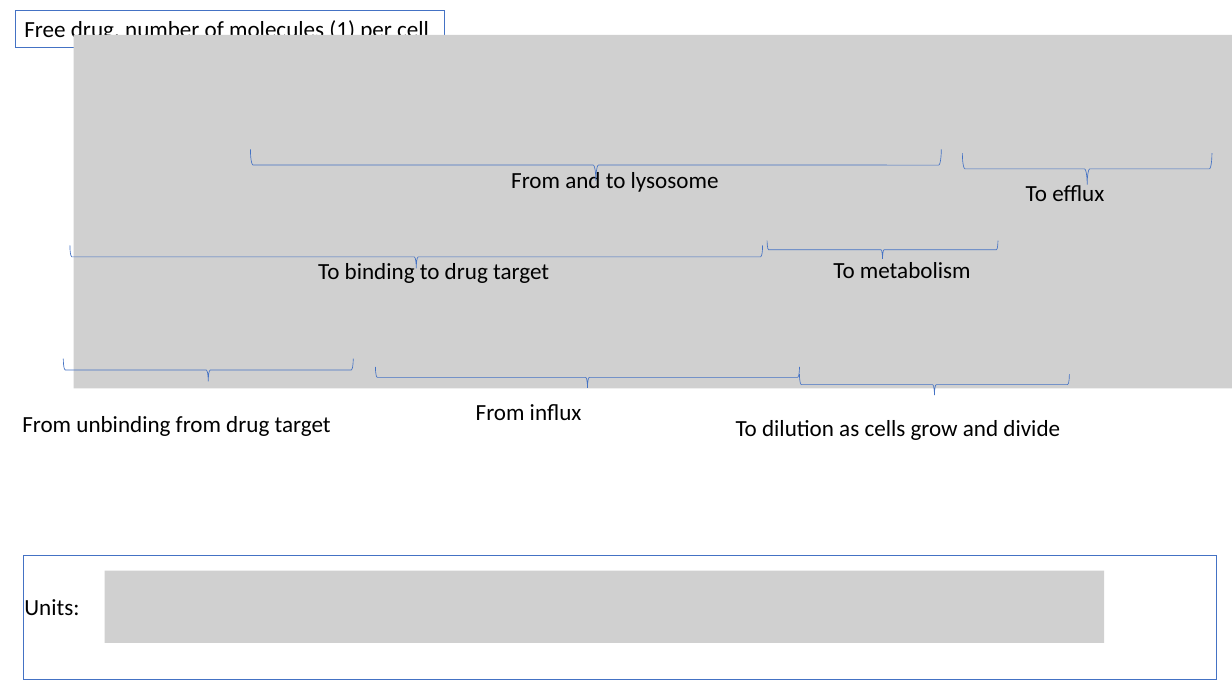
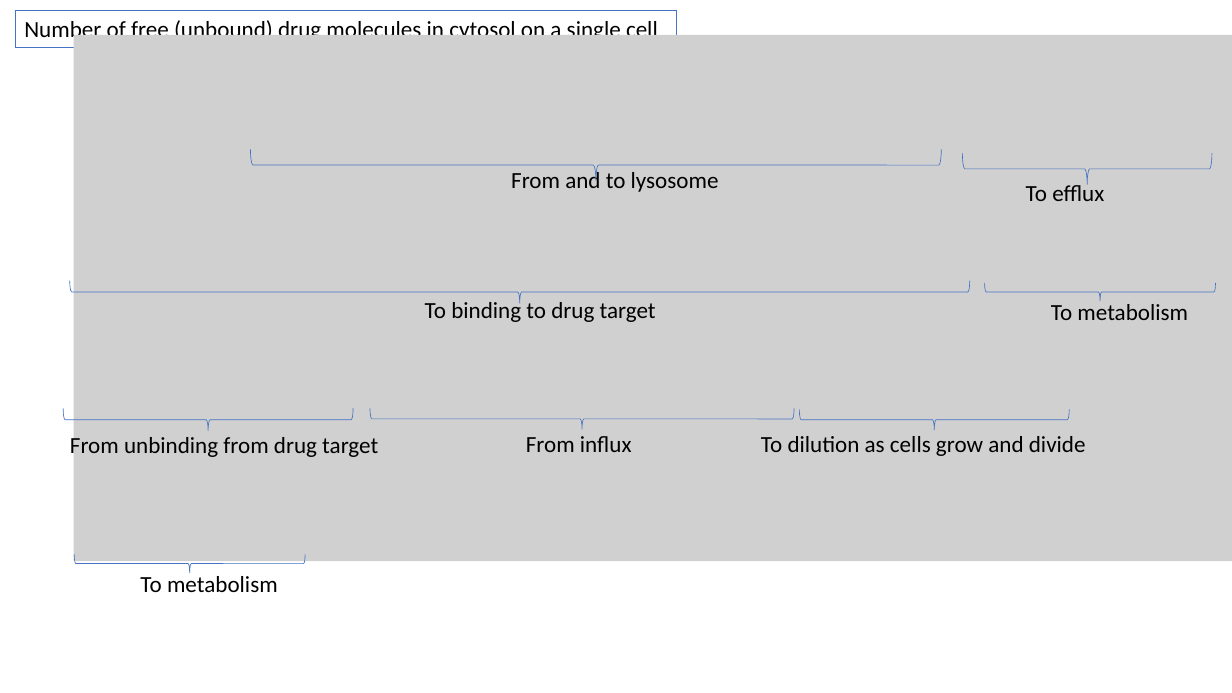
Before and after one commit to judith-stein/hc-protac-shuttle-rshiny-in-vivo, a slide deck: slide 47 of www/logistic_pk_pd_equations_explained.pptx (slide 23 before the commit). Drawn at 1232x693 pixels with LibreOffice and Linux fonts; fonts in the diff are those of the drawing; grey boxes stand for pictures. Boxes give left, top, right and bottom in pixels: in the first picture for what was removed or moved away, otherwise in the second. Text is boxed around its words. In the diff, an @@ line names an element or a change of style, - is before the commit and + after.

```diff
--- a/www/logistic_pk_pd_equations_explained.pptx
+++ b/www/logistic_pk_pd_equations_explained.pptx
@@ rectangle "Number of free (unbound) drug ...": place and size @@
-rectangle "Number of free (unbound) drug ..." at [16,10,445,47]
+rectangle "Number of free (unbound) drug ..." at [16,10,677,47]
@@ text in rectangle at [24,18,658,44]: text changed @@
-Free drug, number of molecules (1) per cell
+Number of free (unbound) drug molecules in cytosol on a single cell
@@ picture: place and size @@
-picture at [74,35,1232,389]
+picture at [74,35,1232,562]
@@ right brace: place and size @@
-right brace at [70,245,763,268]
+right brace at [70,281,970,304]
@@ text "To binding to drug target" rewrapped from [318,263,549,283] to [425,298,656,322] @@
@@ right brace: place and size @@
-right brace at [767,240,998,259]
+right brace at [985,283,1216,301]
@@ text "To metabolism": place and size @@
-text "To metabolism" at [833,258,971,278]
+text "To metabolism" at [1051,300,1188,320]
@@ right brace: place and size @@
-right brace at [63,359,354,382]
+right brace at [63,408,354,431]
@@ right brace: place and size @@
-right brace at [375,367,799,388]
+right brace at [371,409,795,430]
@@ right brace: place and size @@
-right brace at [800,374,1070,395]
+right brace at [800,409,1070,430]
@@ text "From unbinding from drug target" rewrapped from [22,416,331,436] to [70,433,378,459] @@
@@ text "From influx": place and size @@
-text "From influx" at [476,404,582,420]
+text "From influx" at [526,436,632,452]
@@ text "To dilution as cells grow ...": place and size @@
-text "To dilution as cells grow ..." at [736,420,1060,440]
+text "To dilution as cells grow ..." at [761,436,1086,456]
@@ rectangle removed at [23,555,1216,679] @@
@@ right brace added at [74,555,305,573], outline #4472C4 0.5 pt @@
@@ text removed at [24,599,79,615] @@
-Units:
@@ picture removed at [104,571,1104,643] @@
@@ text added at [140,572,278,592], 18 pt, text #000000 @@
+To metabolism
```
Also in this commit, not shown: 17 other slides changed, 32 slides added, 11 slides removed, 7 other files.
